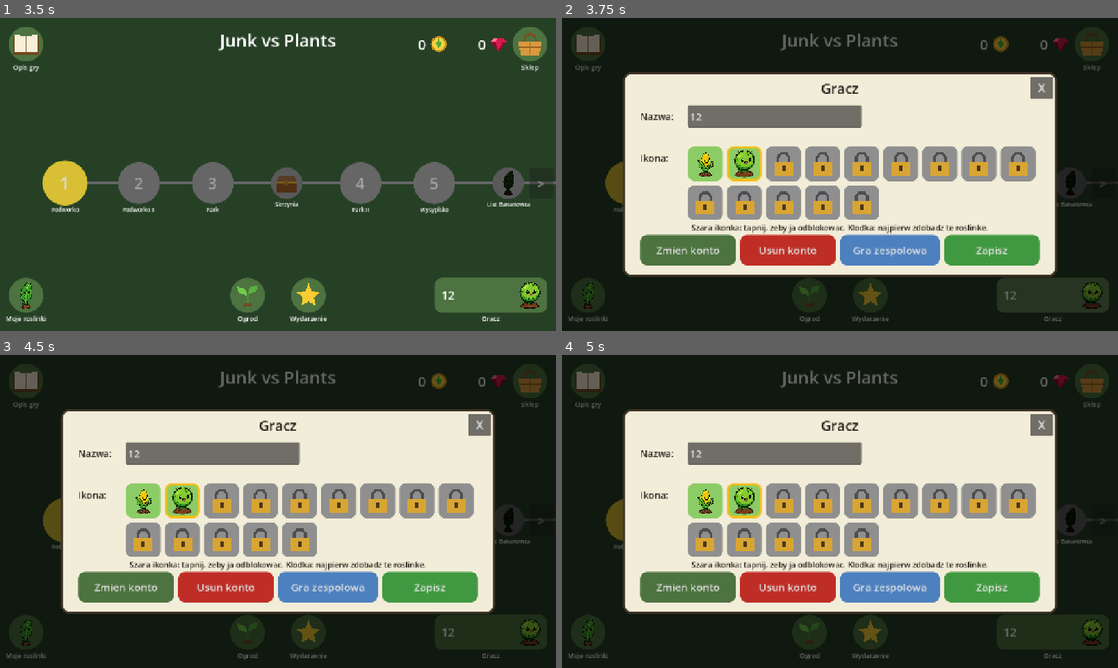
Above: before the commit, frames 1-4 (two rows, left to right).
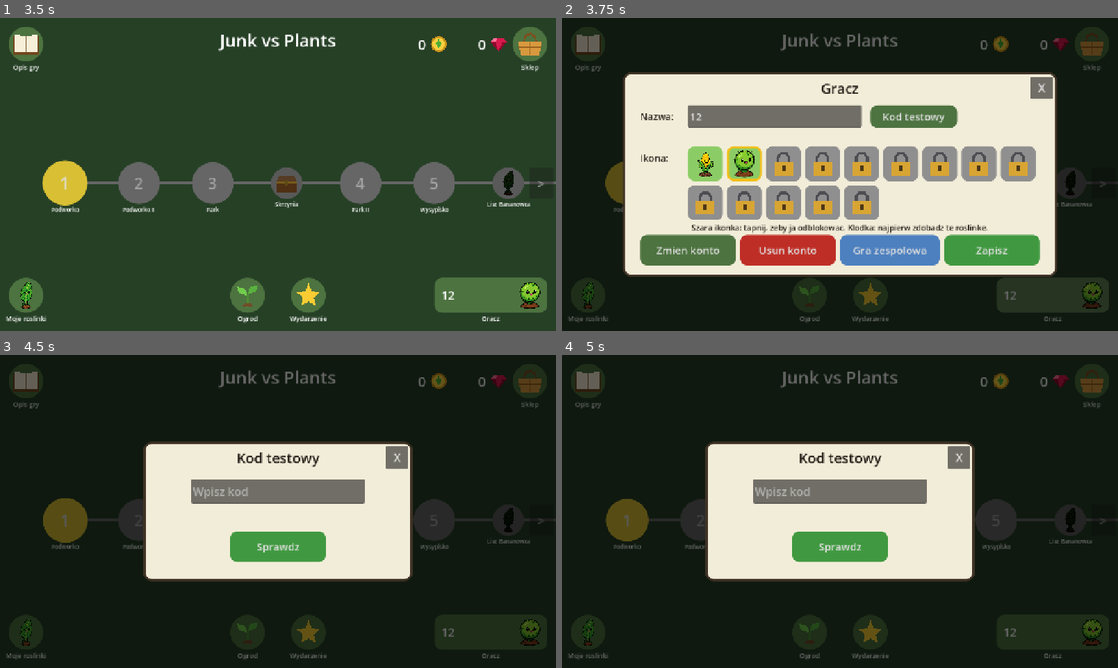
Above: after the commit, the same moments.

Repository: JeanPaulSzefler/education-games
Game: Godot game, scene res://scenes/ProfileSelect.tscn
The game is run twice, just before and just after one commit, with the same random seed, the same clock (stepped at 60 frames per second) and the same inputs.
Inputs (mouse positions are in pixels of both pictures, inside the frame that each line leads up to):
- Up to frame 1 (3.5 s): click (278, 133) at 0.52 s; type "12" at 0.6 s; click (205, 187) at 1.27 s; click (255, 187) at 2.02 s; click "Utworz konto" at 2.75 s
- Up to frame 2 (3.75 s): click "12" at 3.5 s
- Up to frame 3 (4.5 s): click (350, 455) at 4.25 s, where only the run after the commit has a clickable "Kod testowy"
- Up to frame 4 (5 s): no input

Frame 1 is identical in both runs. In frame 2, 1.1% of the frame differs, in the area x 55-72%, y 28-36%; in frame 3, 43%, in the area x 11-89%, y 17-83%; in frame 4, 43%.

Commit message:
Add a test code that lets a player switch the weekly event once
Each account has a test code entry on the player badge. The correct code
allows one event switch, and the player chooses whether to keep the progress
from the event they leave. Only a hash of the code is stored in the repo.

Co-Authored-By: Claude Opus 5.5 <noreply@anthropic.com>

Diff:
--- a/junk-vs-plants/scripts/game_state.gd
+++ b/junk-vs-plants/scripts/game_state.gd
@@ -28,6 +28,9 @@
 # (w rubinach) - az do 6.
 const FERTILIZER_START_LIMIT := 2
 const FERTILIZER_LIMIT_PRICES := [5, 6, 7, 8]
+
+# Kod testowy pozwala raz zmienic wydarzenie. W kodzie gry jest tylko jego skrot.
+const TEST_CODE_SHA256 := "e0277cd898e021d443fe6817322b8f98623cb9a0a366e5daa39e03c47bf79959"
 
 # Ogrod: 8 pol, roslinka rosnie 15 godzin i daje 50 roslimonet. Przyspieszenie
 # kosztuje 15 rubinow, a pszczolka zabiera 3 godziny i wraca po 15-30 minutach.
@@ -108,6 +111,8 @@
 var shared_friend_harvests := 0
 var shared_goal_paid := false
 var shared_gift_day := 0
+# Kod testowy: zapisane postepy wydarzen, id wydarzenia -> postepy.
+var event_saved_progress: Dictionary = {}
 
 # Rosliny, w ktorych kolko na sciezce gracz juz "wszedl" (indeksy w PlantData.TYPES).
 # Rosliny z unlock_level 1 sa dostepne od startu i nie trzeba ich odbierac.
@@ -160,6 +165,7 @@
 	event_started = 0
 	event_level = {}
 	event_help_active = false
+	event_saved_progress = {}
 	_reset_event_progress()
 	claimed_plants = []
 	unlocked_icons = []
@@ -312,6 +318,55 @@
 	shared_friend_harvests = 0
 	shared_goal_paid = false
 	shared_gift_day = 0
+
+# --- Kod testowy: zmiana wydarzenia ---
+func is_test_code(code: String) -> bool:
+	return code.strip_edges().sha256_text() == TEST_CODE_SHA256
+
+# Przechodzi na wybrane wydarzenie, ktore startuje z pelnym tygodniem. Postepy
+# obecnego mozna zachowac na powrot do niego; bez zachowania przepadaja.
+func switch_event(event_idx: int, keep_progress: bool) -> void:
+	var current := current_event()
+	if not current.is_empty():
+		if keep_progress:
+			event_saved_progress[current["id"]] = _event_progress()
+		else:
+			event_saved_progress.erase(current["id"])
+	event_index = event_idx
+	event_started = _now()
+	_reset_event_progress()
+	var event_id: String = EventData.ROTATION[event_idx]["id"]
+	if event_saved_progress.has(event_id):
+		_restore_event_progress(event_saved_progress[event_id])
+		event_saved_progress.erase(event_id)
+	save_progress()
+
+func _event_progress() -> Dictionary:
+	return {
+		"completed_stages": event_completed_stages,
+		"stars": event_stars,
+		"hunt_coins": event_hunt_coins,
+		"hunt_thresholds": event_hunt_thresholds,
+		"shared_choice": shared_choice,
+		"shared_my_harvests": shared_my_harvests,
+		"shared_friend_harvests": shared_friend_harvests,
+		"shared_goal_paid": shared_goal_paid,
+		"shared_gift_day": shared_gift_day,
+	}
+
+func _restore_event_progress(saved: Dictionary) -> void:
+	for stage in saved.get("completed_stages", []):
+		event_completed_stages.append(int(stage))
+	var stars: Dictionary = saved.get("stars", {})
+	for key in stars.keys():
+		event_stars[str(key)] = int(stars[key])
+	event_hunt_coins = _loaded_int(saved, "hunt_coins")
+	event_hunt_thresholds = _loaded_int(saved, "hunt_thresholds")
+	shared_choice = str(saved.get("shared_choice", ""))
+	shared_my_harvests = _loaded_int(saved, "shared_my_harvests")
+	shared_friend_harvests = _loaded_int(saved, "shared_friend_harvests")
+	shared_goal_paid = bool(saved.get("shared_goal_paid", false))
+	shared_gift_day = _loaded_int(saved, "shared_gift_day")
 
 func is_event_stage_open(stage: int) -> bool:
 	# Lowy: mozna grac dowolny etap, bo liczy sie suma monet.
@@ -746,6 +801,7 @@
 		"shared_friend_harvests": shared_friend_harvests,
 		"shared_goal_paid": shared_goal_paid,
 		"shared_gift_day": shared_gift_day,
+		"event_saved_progress": event_saved_progress,
 		"unlocked_icons": unlocked_icons,
 		"icon_unlock_steps": icon_unlock_steps,
 	}
@@ -845,6 +901,11 @@
 	shared_gift_day = _loaded_int(parsed, "shared_gift_day")
 	shared_goal_paid = bool(parsed.get("shared_goal_paid", false))
 	shared_choice = str(parsed.get("shared_choice", ""))
+	var loaded_saved = parsed.get("event_saved_progress", {})
+	if loaded_saved is Dictionary:
+		for key in loaded_saved.keys():
+			if loaded_saved[key] is Dictionary:
+				event_saved_progress[str(key)] = loaded_saved[key]
 	var loaded_stars = parsed.get("event_stars", {})
 	if loaded_stars is Dictionary:
 		for key in loaded_stars.keys():
--- a/junk-vs-plants/scripts/level_select.gd
+++ b/junk-vs-plants/scripts/level_select.gd
@@ -939,6 +939,10 @@
 	name_edit.size = Vector2(400, 52)
 	name_edit.add_theme_font_size_override("font_size", 24)
 	panel.add_child(name_edit)
+
+	var code_btn := _popup_button("Kod testowy", CORNER_BTN_COLOR, Vector2(570, 76), Vector2(200, 52))
+	code_btn.pressed.connect(_show_code_entry)
+	panel.add_child(code_btn)
 
 	var icon_caption := _popup_label("Ikona:", 22)
 	icon_caption.position = Vector2(40, 182)
@@ -1059,6 +1063,75 @@
 	panel.add_child(greeting)
 	popup.create_tween().tween_callback(on_finished).set_delay(GREETING_SECONDS)
 
+# --- Kod testowy: poprawny kod pozwala raz zmienic wydarzenie. Wyjscie z tych
+# okienek albo zmiana wydarzenia zuzywa kod, wiec nastepnym razem trzeba wpisac go znowu. ---
+func _show_code_entry() -> void:
+	var panel := _open_popup(Vector2(620, 320), "Kod testowy")
+
+	var code_edit := LineEdit.new()
+	code_edit.placeholder_text = "Wpisz kod"
+	code_edit.position = Vector2(110, 86)
+	code_edit.size = Vector2(400, 56)
+	code_edit.add_theme_font_size_override("font_size", 26)
+	panel.add_child(code_edit)
+
+	var error_label := _popup_label("", 20)
+	error_label.position = Vector2(0, 150)
+	error_label.size = Vector2(panel.size.x, 30)
+	error_label.horizontal_alignment = HORIZONTAL_ALIGNMENT_CENTER
+	error_label.add_theme_color_override("font_color", Color(0.75, 0.2, 0.15))
+	panel.add_child(error_label)
+
+	var ok_btn := _popup_button("Sprawdz", OK_BTN_COLOR, Vector2((panel.size.x - 220) / 2.0, 206), Vector2(220, 70))
+	ok_btn.pressed.connect(func():
+		if GameState.is_test_code(code_edit.text):
+			_show_event_switch()
+		else:
+			error_label.text = "Niepoprawny kod.")
+	panel.add_child(ok_btn)
+
+func _show_event_switch() -> void:
+	var panel := _open_popup(Vector2(1080, 640), "Wybierz wydarzenie")
+	var columns := 3
+	var btn_size := Vector2(330, 90)
+	var gap := 14.0
+	var start_x := (panel.size.x - (columns * btn_size.x + (columns - 1) * gap)) / 2.0
+	for i in range(EventData.ROTATION.size()):
+		var event: Dictionary = EventData.ROTATION[i]
+		var pos := Vector2(start_x + (i % columns) * (btn_size.x + gap), 76 + int(i / float(columns)) * (btn_size.y + gap))
+		var btn := _popup_button(event["name"], CORNER_BTN_COLOR, pos, btn_size)
+		btn.add_theme_font_size_override("font_size", 22)
+		btn.disabled = i == GameState.event_index and not GameState.current_event().is_empty()
+		var event_idx := i
+		btn.pressed.connect(func(): _show_progress_choice(event_idx))
+		panel.add_child(btn)
+
+# Postepy obecnego wydarzenia: gracz decyduje, czy maja zostac na pozniej.
+func _show_progress_choice(event_idx: int) -> void:
+	var current := GameState.current_event()
+	if current.is_empty():
+		_finish_event_switch(event_idx, false)
+		return
+	var panel := _open_popup(Vector2(680, 340), "", false)
+	var question := _popup_label("Zapisac postepy z wydarzenia \"%s\"?" % current["name"], 28)
+	question.position = Vector2(40, 40)
+	question.size = Vector2(panel.size.x - 80, 130)
+	question.horizontal_alignment = HORIZONTAL_ALIGNMENT_CENTER
+	question.autowrap_mode = TextServer.AUTOWRAP_WORD_SMART
+	panel.add_child(question)
+
+	var drop_btn := _popup_button("Nie zapisuj", DELETE_BTN_COLOR, Vector2(50, 220), Vector2(270, 80))
+	drop_btn.pressed.connect(func(): _finish_event_switch(event_idx, false))
+	panel.add_child(drop_btn)
+
+	var keep_btn := _popup_button("Zapisz", OK_BTN_COLOR, Vector2(panel.size.x - 320, 220), Vector2(270, 80))
+	keep_btn.pressed.connect(func(): _finish_event_switch(event_idx, true))
+	panel.add_child(keep_btn)
+
+func _finish_event_switch(event_idx: int, keep_progress: bool) -> void:
+	GameState.switch_event(event_idx, keep_progress)
+	get_tree().change_scene_to_file("res://scenes/Events.tscn")
+
 func _show_net_notice() -> void:
 	var panel := _open_popup(Vector2(640, 220), "Gra zespolowa")
 	var info := _popup_label(NetSession.notice, 22)
Not shown, changed: junk-vs-plants/WYDARZENIA.md
